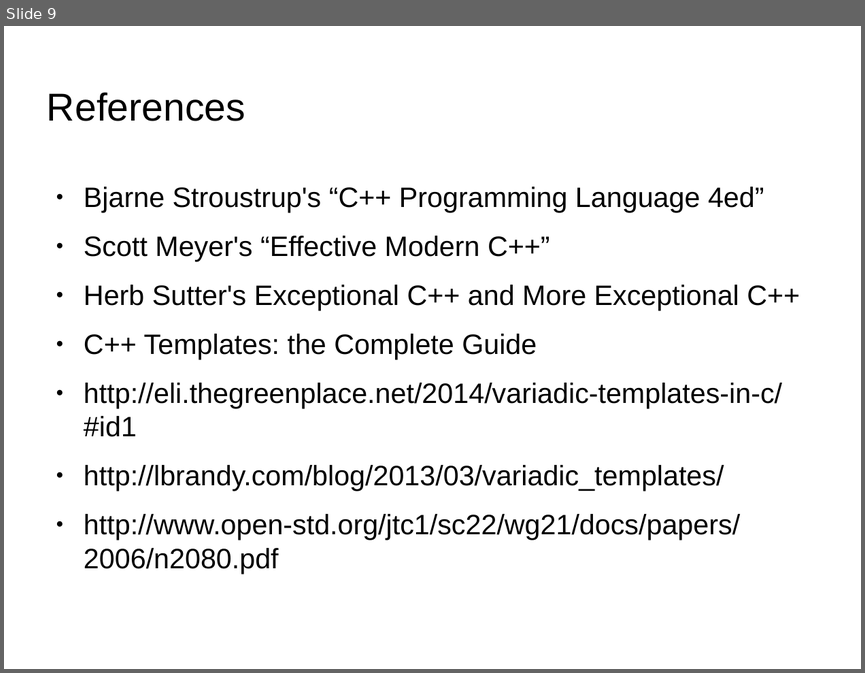
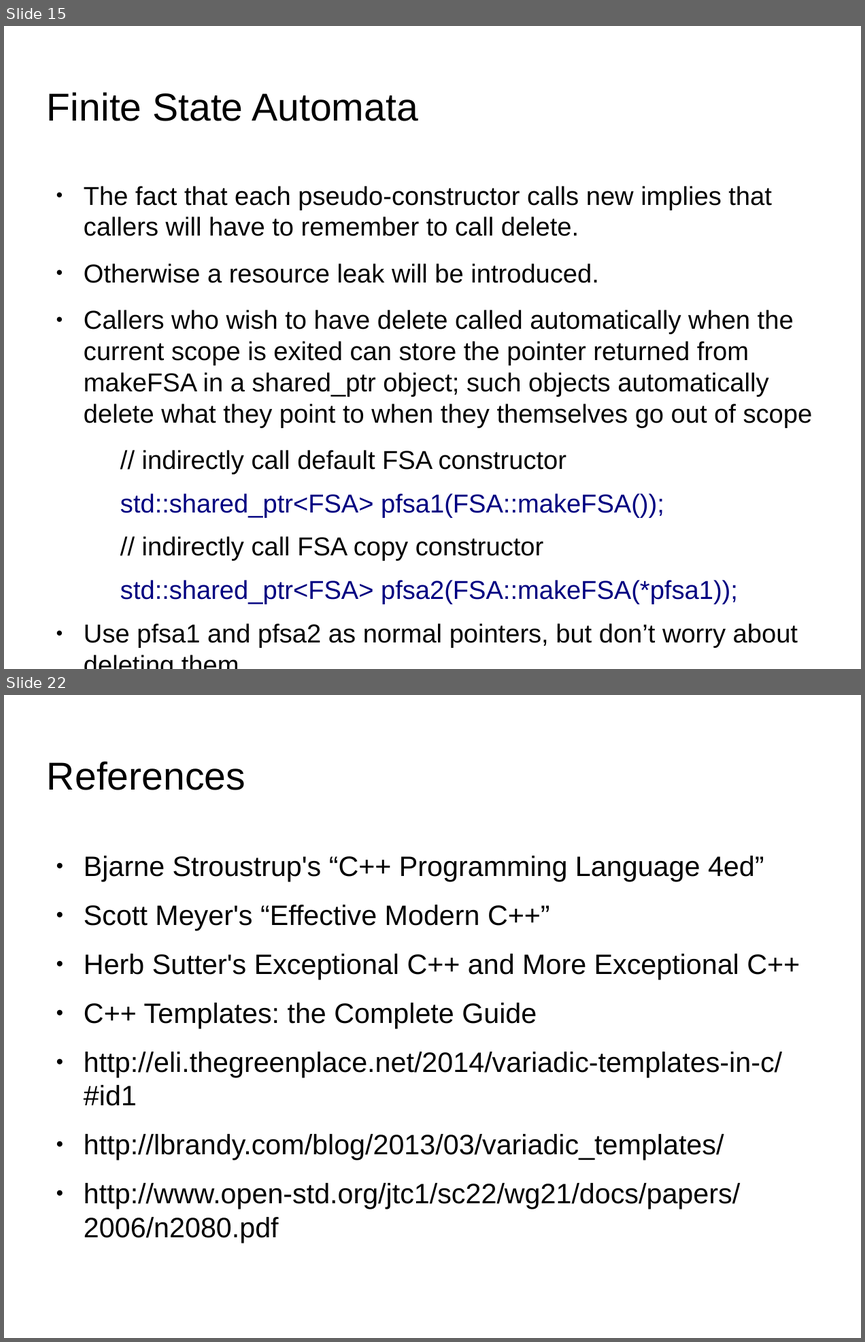
Before and after one commit to kks32/cpp-software-development, a slide deck: Ex19_Lazy_Evaluation_Reference_Counting/Ex19_Lazy_Evaluation_Reference_Counting.odp. Shown one above the other, each under a label of ours: slide 9 before the commit, slides 15 and 22 after it; the slides between them are not shown. The pictures are 865x673 and 865x1342 pixels, drawn with LibreOffice and Linux fonts; fonts in the diff are those of the drawing; background and template pictures are left out. Boxes give left, top, right and bottom in pixels: in the first picture for what was removed or moved away, otherwise in the second. Text is boxed around its words. In the diff, an @@ line names an element or a change of style, - is before the commit and + after.

Commit message:
Limiting object instantiation

```diff
--- a/Ex19_Lazy_Evaluation_Reference_Counting/Ex19_Lazy_Evaluation_Reference_Counting.odp
+++ b/Ex19_Lazy_Evaluation_Reference_Counting/Ex19_Lazy_Evaluation_Reference_Counting.odp
@@ slide 15 added at <box>4,26,861,669</box>, background picture (left out) @@
@@ title added at <box>47,92,417,121</box>, 36 pt, text #000000 @@
+Finite State Automata
@@ text added at <box>84,186,813,648</box>, 24.1 pt, text #000000 @@
+● The fact that each pseudo-constructor calls new implies that callers will have to remember to call delete.
+● Otherwise a resource leak will be introduced.
+● Callers who wish to have delete called automatically when the current scope is exited can store the pointer returned from makeFSA in a shared_ptr object; such objects automatically delete what they point to when they themselves go out of scope
+  // indirectly call default FSA constructor
+  std::shared_ptr<FSA> pfsa1(FSA::makeFSA());
+  // indirectly call FSA copy constructor
+  std::shared_ptr<FSA> pfsa2(FSA::makeFSA(*pfsa1));
+● Use pfsa1 and pfsa2 as normal pointers, but don’t worry about deleting them
@@ what was slide 9 is now slide 22 @@
```
Also in this commit, not shown: 12 other slides added, 1 other file.
